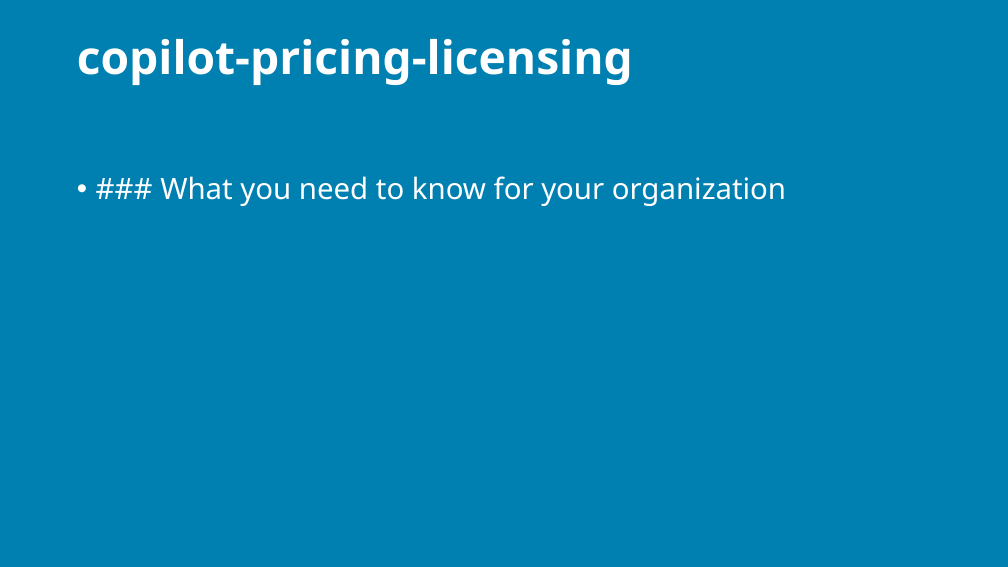
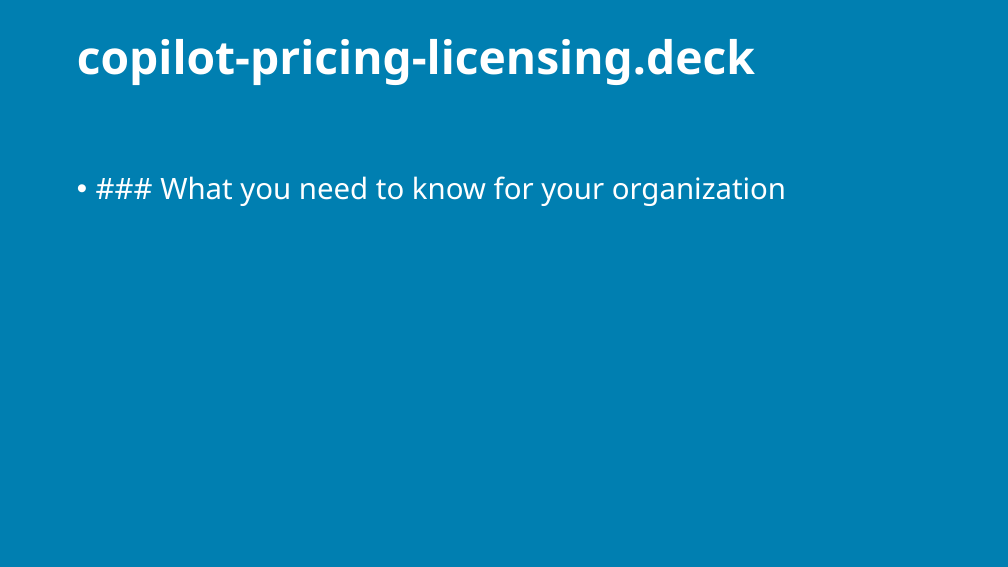
Before and after one commit to j0hnnymiller/AI-Assisted-Software-Development, a slide deck: slide 2 of slides/output/aiasd-311-tuesday-draft.pptx. Drawn at 1008x567 pixels with LibreOffice and Linux fonts; fonts in the diff are those of the drawing; background and template pictures are left out. Boxes give left, top, right and bottom in pixels: in the first picture for what was removed or moved away, otherwise in the second. Text is boxed around its words. In the diff, an @@ line names an element or a change of style, - is before the commit and + after.

```diff
--- a/slides/output/aiasd-311-tuesday-draft.pptx
+++ b/slides/output/aiasd-311-tuesday-draft.pptx
@@ title at [77,39,755,85]: text changed @@
-copilot-pricing-licensing
+copilot-pricing-licensing.deck
```
Also in this commit, not shown: 16 other slides changed, 14 slides removed, 31 other files.
